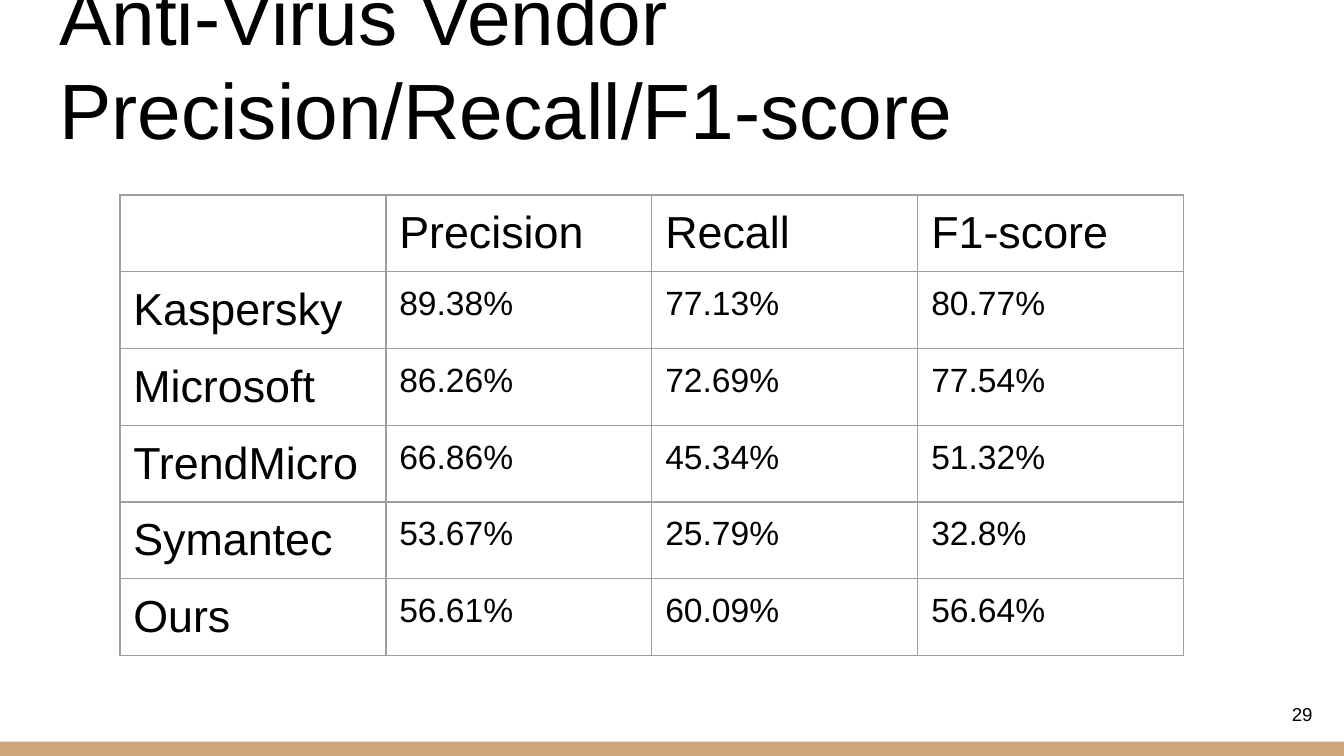
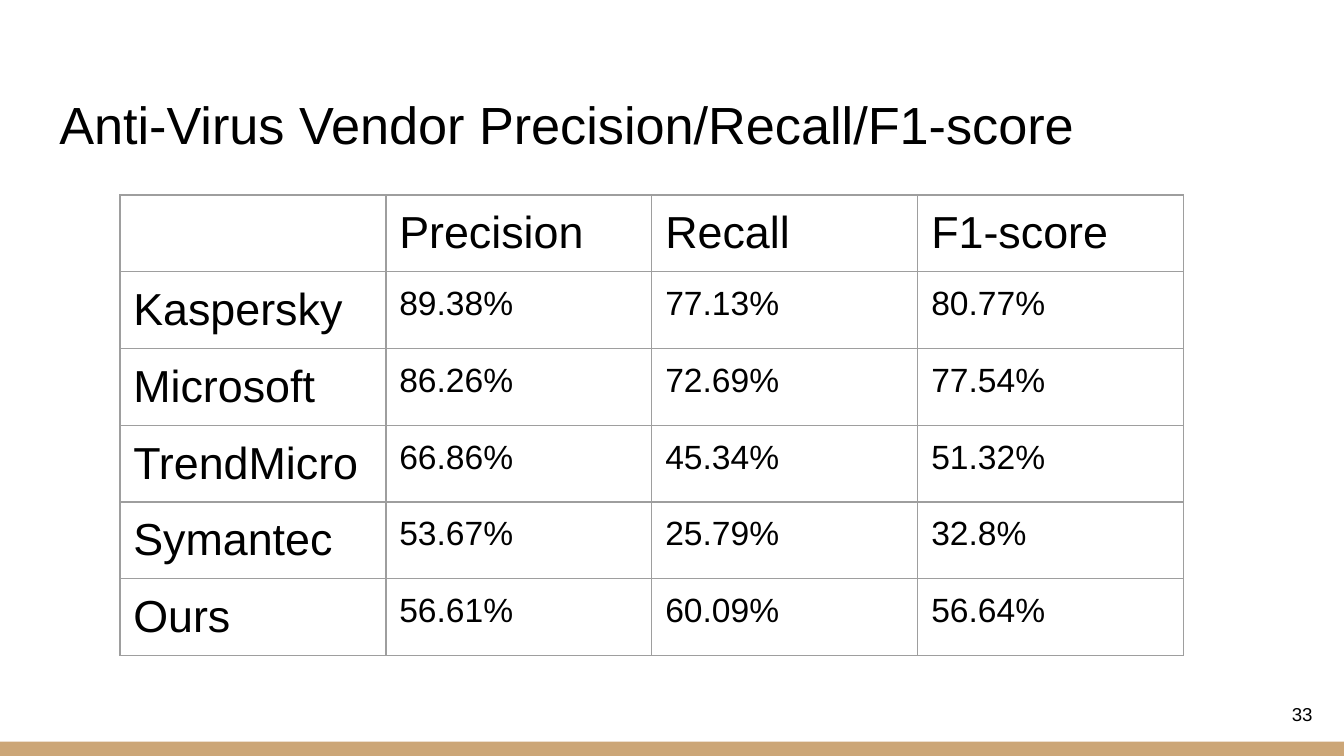
Before and after one commit to chpeng26/CNS_Final, a slide deck: slide 33 of leo/Team11 CNS_Final Present.pptx (slide 29 before the commit). Drawn at 1344x756 pixels with LibreOffice and Linux fonts; fonts in the diff are those of the drawing. Boxes give left, top, right and bottom in pixels: in the first picture for what was removed or moved away, otherwise in the second. Text is boxed around its words. In the diff, an @@ line names an element or a change of style, - is before the commit and + after.

```diff
--- a/leo/Team11 CNS_Final Present.pptx
+++ b/leo/Team11 CNS_Final Present.pptx
@@ title "Anti-Virus Vendor Precision/Recall/F1-score" at (59, 106, 1074, 145): size 42 to 28 pt @@
@@ page number at (1292, 708, 1313, 721): text changed @@
-29
+33
```
Also in this commit, not shown: 10 other slides changed, 6 slides added, 2 slides removed.
